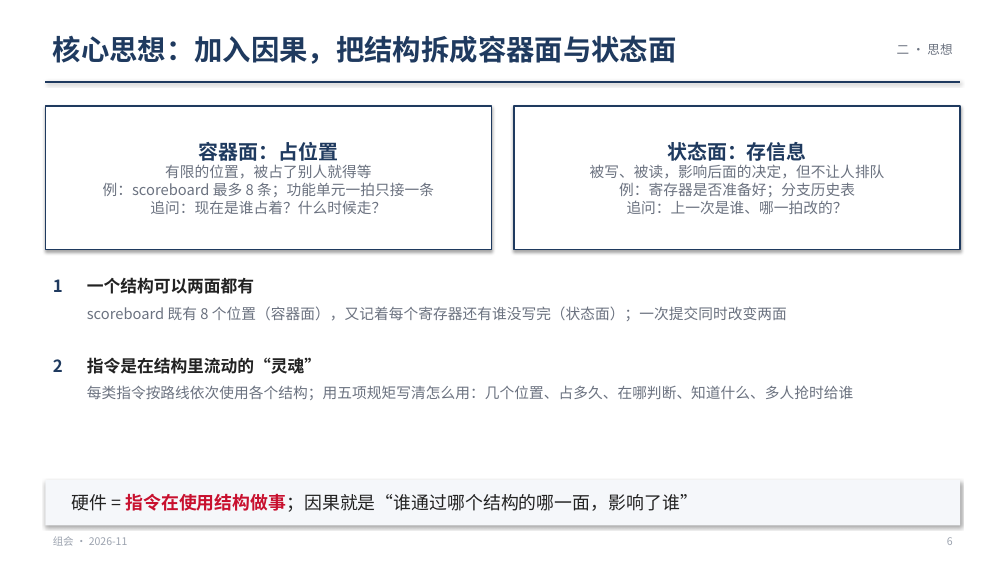
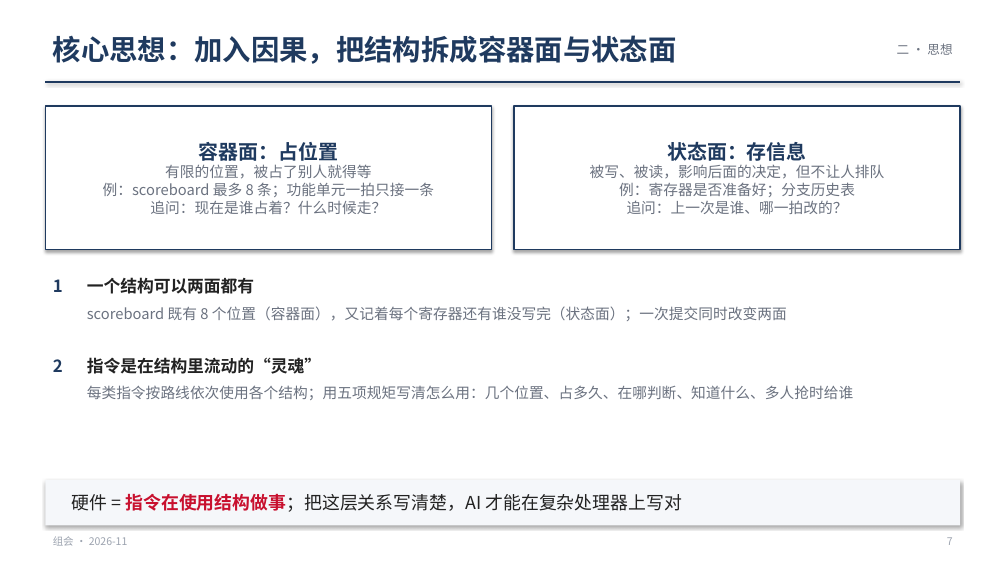
Before and after one commit to WHUDYF/PPT-generate, a slide deck: slide 7 of presentations/group_meeting_20261106/group_meeting_20261106.pptx (slide 6 before the commit). Drawn at 1008x567 pixels with LibreOffice and Linux fonts; fonts in the diff are those of the drawing. Boxes give left, top, right and bottom in pixels: in the first picture for what was removed or moved away, otherwise in the second. Text is boxed around its words. In the diff, an @@ line names an element or a change of style, - is before the commit and + after.

```diff
--- a/presentations/group_meeting_20261106/group_meeting_20261106.pptx
+++ b/presentations/group_meeting_20261106/group_meeting_20261106.pptx
@@ text at [72, 494, 682, 512]: text changed @@
-硬件 = 指令在使用结构做事；因果就是“谁通过哪个结构的哪一面，影响了谁”
+硬件 = 指令在使用结构做事；把这层关系写清楚，AI 才能在复杂处理器上写对
@@ text at [947, 537, 953, 545]: text changed @@
-6
+7
```
Also in this commit, not shown: 11 other slides changed, 1 slide added, 16 other files.
